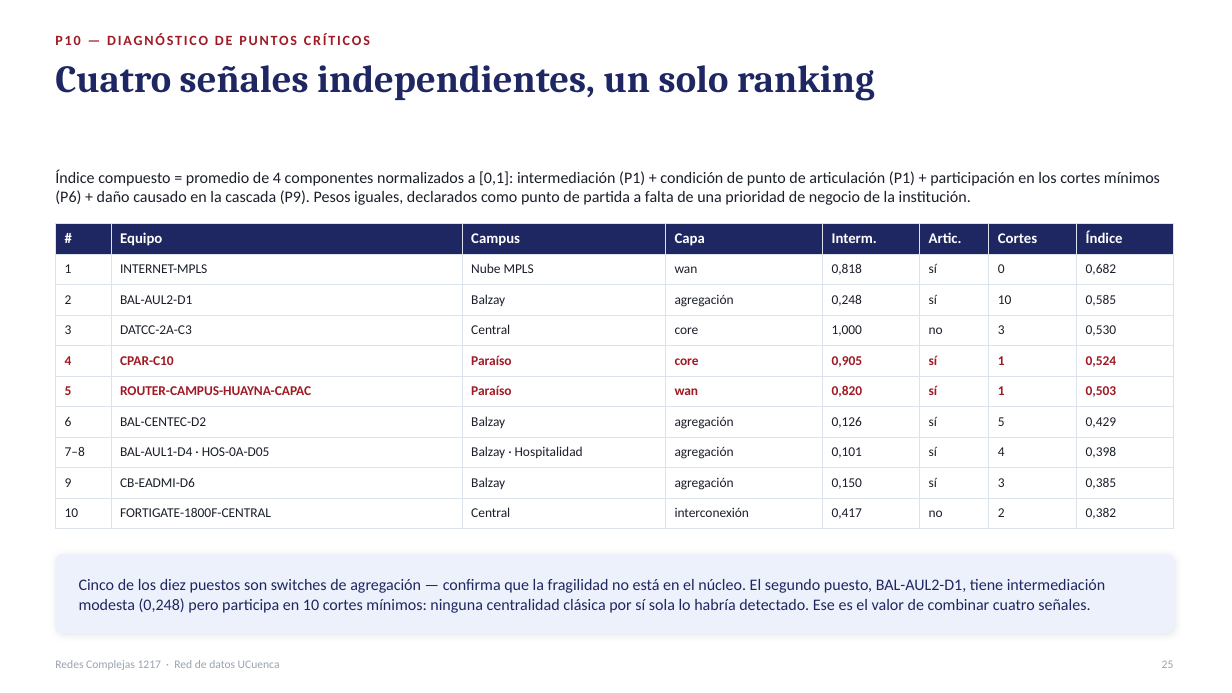
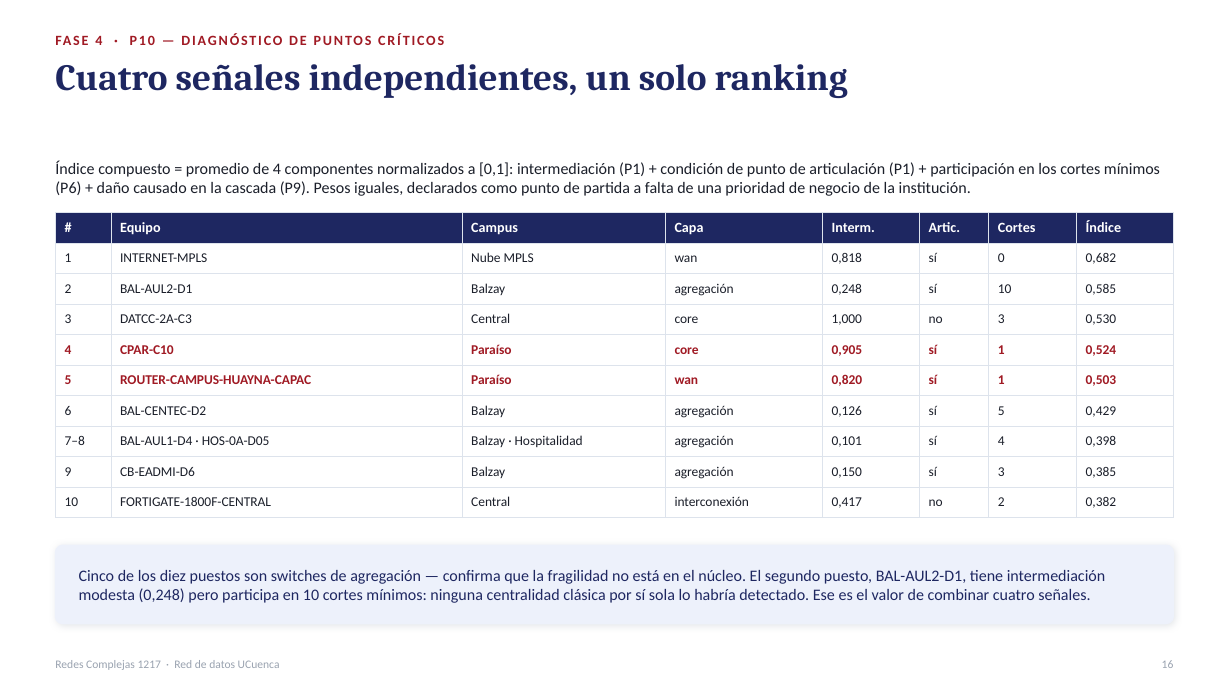
Before and after one commit to chino111160/redes-complejas-ucuenca, a slide deck: slide 16 of diapositivas/Presentacion_Redes_Complejas_RedUCuenca.pptx (slide 25 before the commit). Drawn at 1232x693 pixels with LibreOffice and Linux fonts; fonts in the diff are those of the drawing. Boxes give left, top, right and bottom in pixels: in the first picture for what was removed or moved away, otherwise in the second. Text is boxed around its words. In the diff, an @@ line names an element or a change of style, - is before the commit and + after.

```diff
--- a/diapositivas/Presentacion_Redes_Complejas_RedUCuenca.pptx
+++ b/diapositivas/Presentacion_Redes_Complejas_RedUCuenca.pptx
@@ text "Cuatro señales independientes, un solo ..." at <box>55,64,848,98</box>: size 30 to 29 pt @@
@@ text at <box>95,36,102,45</box>: text changed @@
-P10 — DIAGNÓSTICO DE PUNTOS CRÍTICOS
+FASE 4 · P10 — DIAGNÓSTICO DE PUNTOS CRÍTICOS
@@ table at <box>55,213,1174,518</box> @@
@@ size 11.5 to 11 pt in "#", "Equipo", "Campus", "Capa" and 4 more places @@
@@ table: place and size @@
-table at <box>55,224,1174,523</box>
+table at <box>55,213,1174,518</box>
@@ 2 texts, 1 rounded rectangle: place and size @@
-2 texts, 1 rounded rectangle at <box>55,170,1174,633</box>
+2 texts, 1 rounded rectangle at <box>55,161,1174,624</box>
@@ text at <box>1162,660,1174,668</box>: text changed @@
-25
+16
```
Also in this commit, not shown: 18 other slides changed, 10 slides removed.
